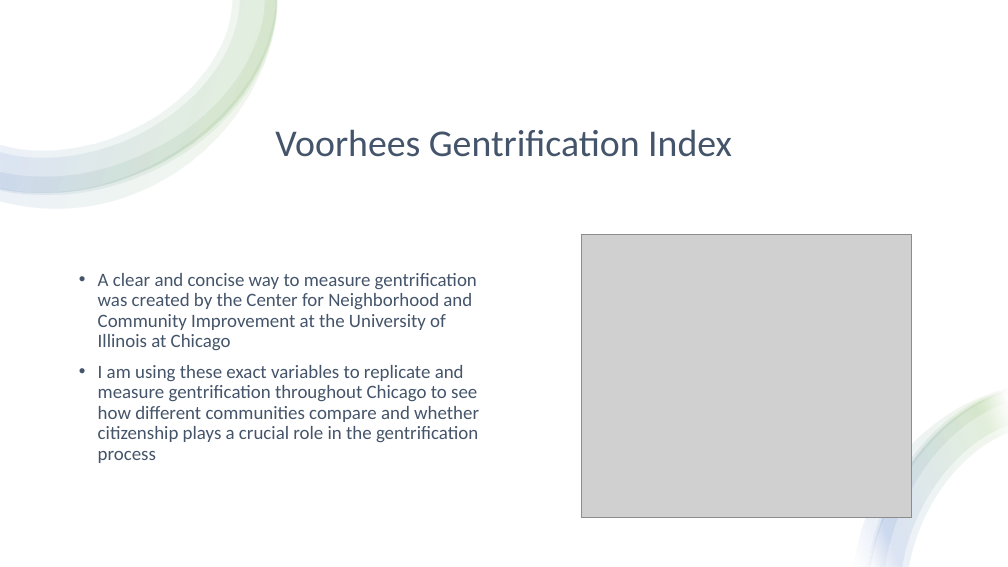
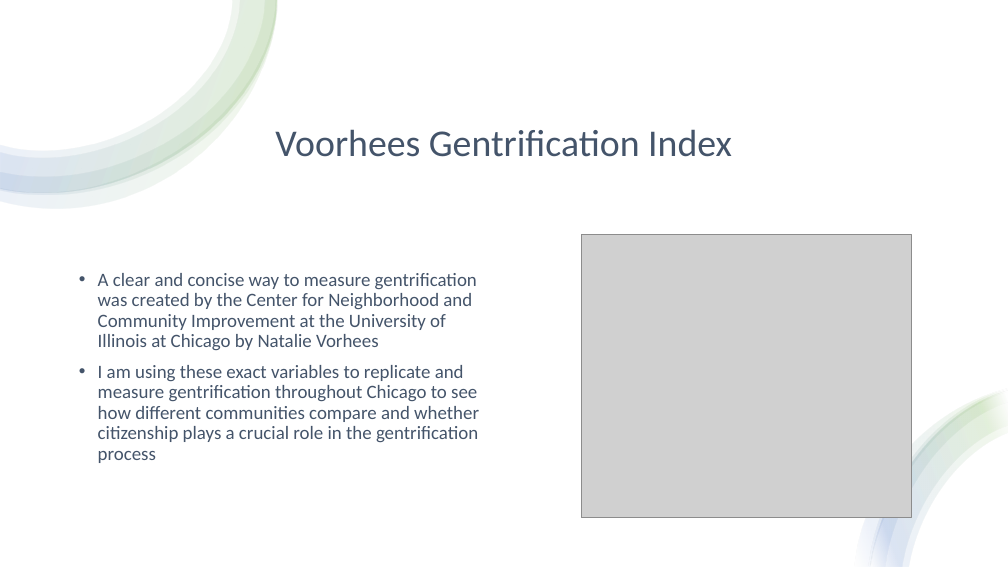
Before and after one commit to rbarre23/rbarre23, a slide deck: slide 6 of 5_Final_Project/3_Presentation/Gentrification and Citizenship.pptx (slide 7 before the commit). Drawn at 1008x567 pixels with LibreOffice and Linux fonts; fonts in the diff are those of the drawing; grey boxes stand for pictures. Boxes give left, top, right and bottom in pixels: in the first picture for what was removed or moved away, otherwise in the second. Text is boxed around its words. In the diff, an @@ line names an element or a change of style, - is before the commit and + after.

```diff
--- a/5_Final_Project/3_Presentation/Gentrification and Citizenship.pptx
+++ b/5_Final_Project/3_Presentation/Gentrification and Citizenship.pptx
@@ text at bbox=[98, 273, 477, 350]: text changed @@
-• A clear and concise way to measure gentrification was created by the Center for Neighborhood and Community Improvement at the University of Illinois at Chicago
+• A clear and concise way to measure gentrification was created by the Center for Neighborhood and Community Improvement at the University of Illinois at Chicago by Natalie Vorhees
```
Also in this commit, not shown: 1 other slide changed, 4 slides added, 2 slides removed, 3 other files.
